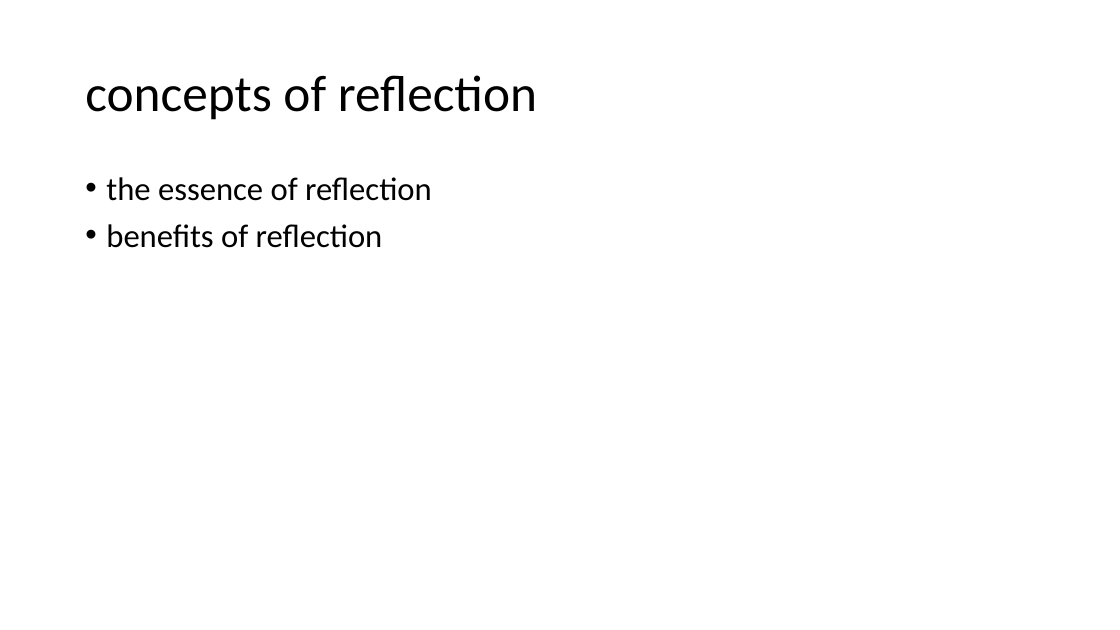
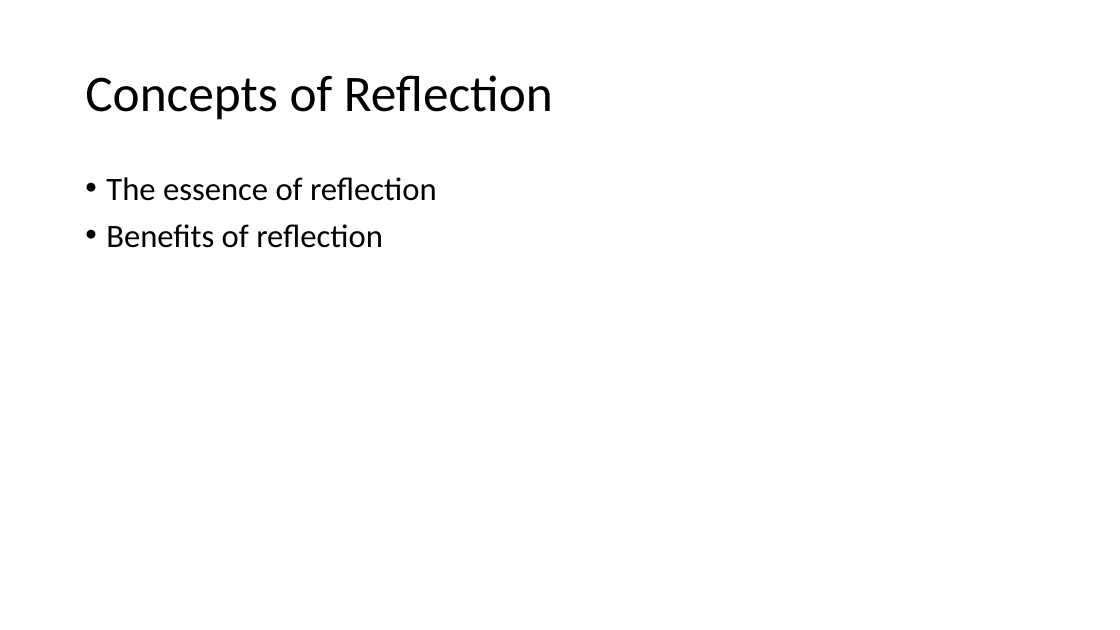
Before and after one commit to qicosmos/cppcon2017, a slide deck: slide 3 of cppcon2017.pptx. Drawn at 1120x630 pixels with LibreOffice and Linux fonts; fonts in the diff are those of the drawing. Boxes give left, top, right and bottom in pixels: in the first picture for what was removed or moved away, otherwise in the second. Text is boxed around its words. In the diff, an @@ line names an element or a change of style, - is before the commit and + after.

```diff
--- a/cppcon2017.pptx
+++ b/cppcon2017.pptx
@@ title at (x1=85, y1=75, x2=553, y2=120): text changed @@
-concepts of reflection
+Concepts of Reflection
@@ text at (x1=106, y1=177, x2=437, y2=248): text changed @@
-• the essence of reflection
-• benefits of reflection
+• The essence of reflection
+• Benefits of reflection
```
Also in this commit, not shown: 36 other slides changed.
